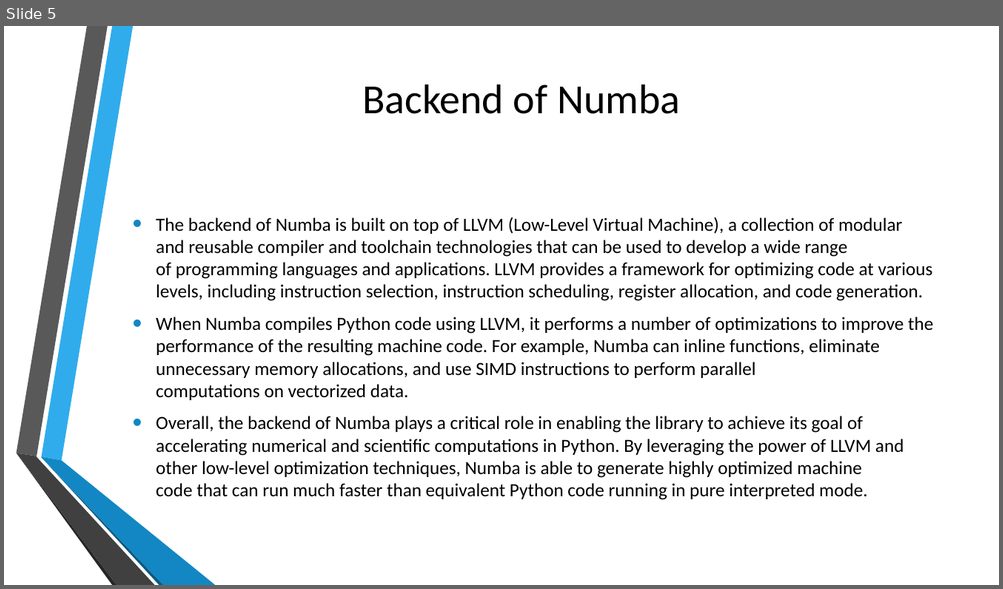
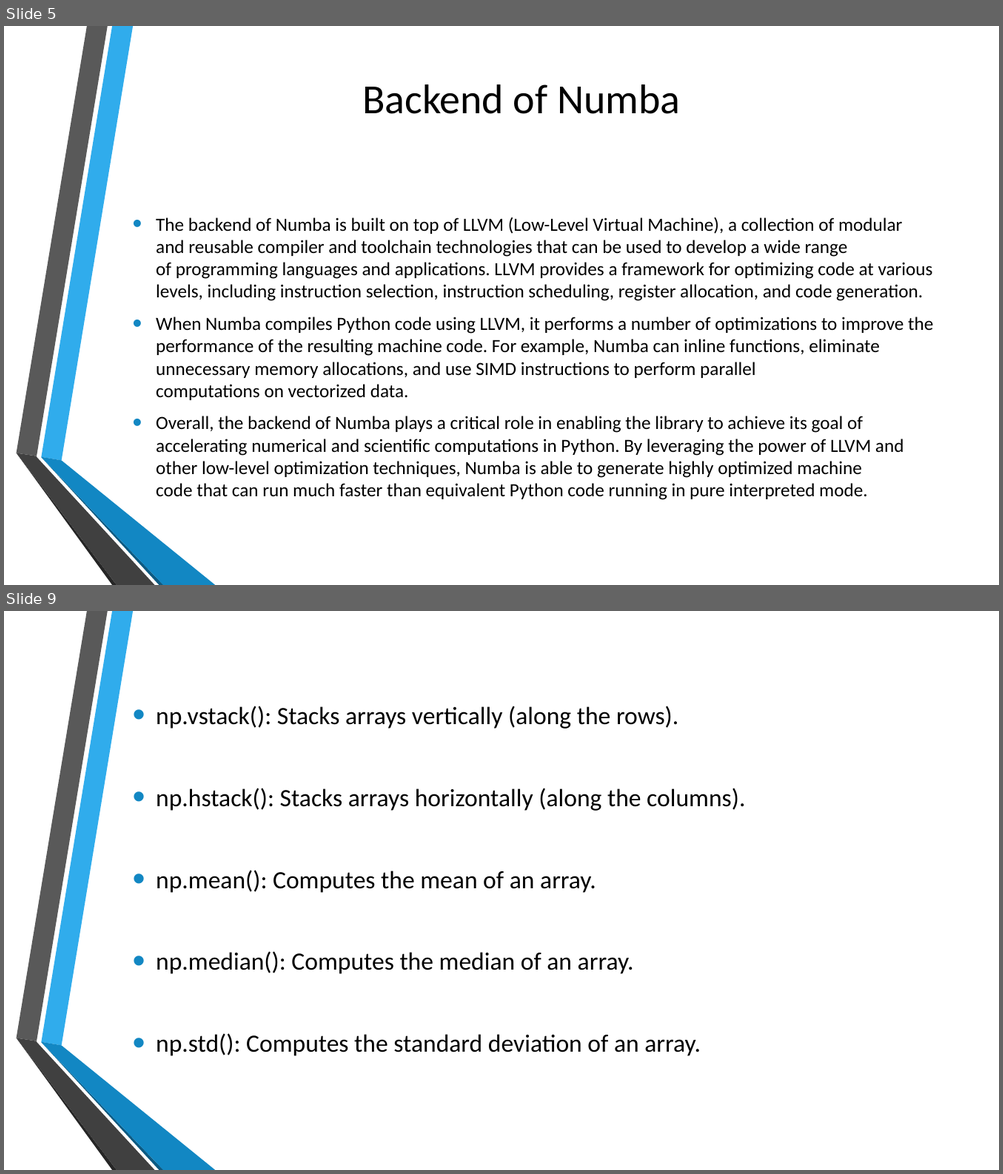
Before and after one commit to DevNerds2020/Numba-Numpy, a slide deck: Numba-Numpy.pptx. Shown one above the other, each under a label of ours: slide 5 before the commit, slides 5 and 9 after it; the slides between them are not shown. The pictures are 1003x589 and 1003x1174 pixels, drawn with LibreOffice and Linux fonts; fonts in the diff are those of the drawing; background and template pictures are left out. Boxes give left, top, right and bottom in pixels: in the first picture for what was removed or moved away, otherwise in the second. Text is boxed around its words. In the diff, an @@ line names an element or a change of style, - is before the commit and + after.

```diff
--- a/Numba-Numpy.pptx
+++ b/Numba-Numpy.pptx
@@ slide 9 added at [4, 611, 999, 1170], background picture (left out); not listed: 6 template elements that a slide beside it also shows @@
@@ text added at [156, 706, 745, 1056], 24 pt, text #000000 @@
+• np.vstack(): Stacks arrays vertically (along the rows).
+• np.hstack(): Stacks arrays horizontally (along the columns).
+• np.mean(): Computes the mean of an array.
+• np.median(): Computes the median of an array.
+• np.std(): Computes the standard deviation of an array.
```
Also in this commit, not shown: 1 slide changed, 4 other slides added, 3 other files.
